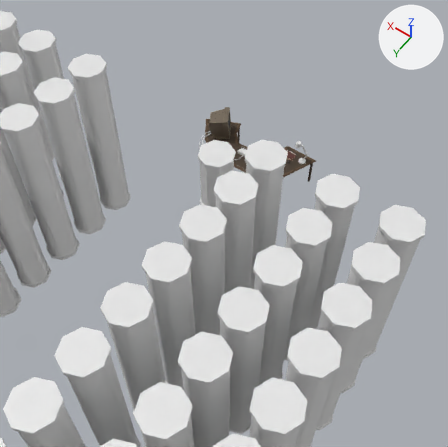
The FBX model Assets/3D models/PrVrij1_Desk.fbx: old version first, new version second.
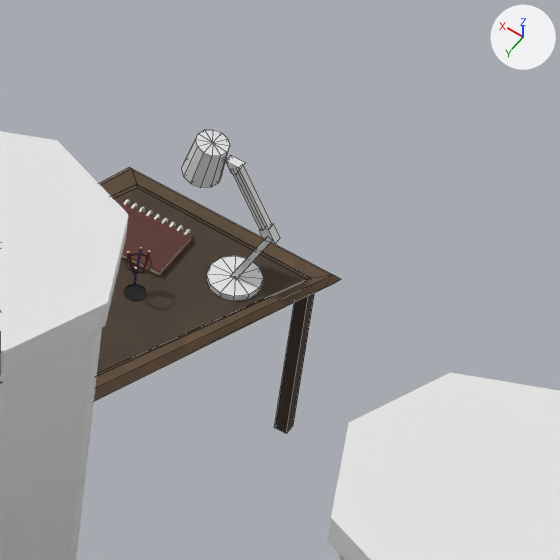
Each version is shown from a camera (50 mm lens) standing at (-25.24, 38.64, 47.41) and looking at (-2.41, 6.69, -2.8), then close up on the part from 60% to 77% of the width and 28% to 45% of the height. Arrows for +X, +Y and +Z are at upper right; the lights stay in place. The close-ups show mesh edges as thin lines. Where no turn or scale is listed for an object, it has been applied to the vertices.

In view in the first close-up: 'Cylinder.003', 'Desk', 'DeskLamp', 'Plane.004'.
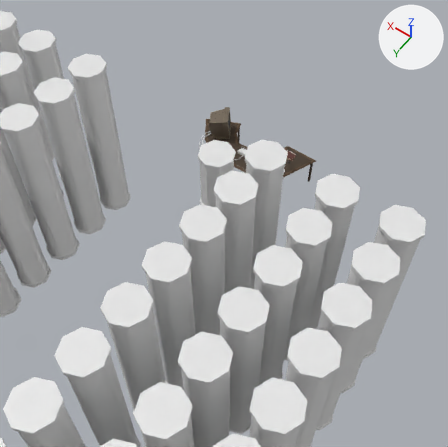
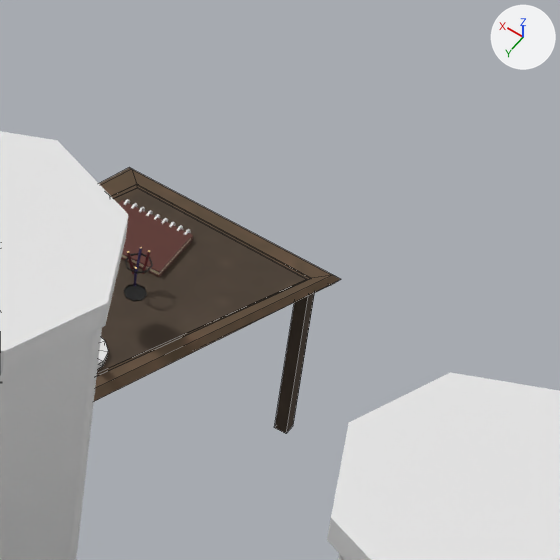
Where the change shows, as pixel boxes [x1, y1, x2, y2] in the close-ups (560 x 560 px):
'DeskLamp', moved, turned
    before: [182, 130, 280, 301]
    after: [97, 337, 108, 369]

The change, as a list of edits to the scene's bpy script:
```text
Change ob_desklamp:
    ob_desklamp.location: (-5.58, -2.95, 0.1) -> (-4.54, -0.47, 0.1)
    ob_desklamp.rotation_euler: (0.0, 0.0, 0.0) -> (0.0, 0.0, -1.07)  # degrees (0, 0, 0) -> degrees (0, 0, -61)
```
